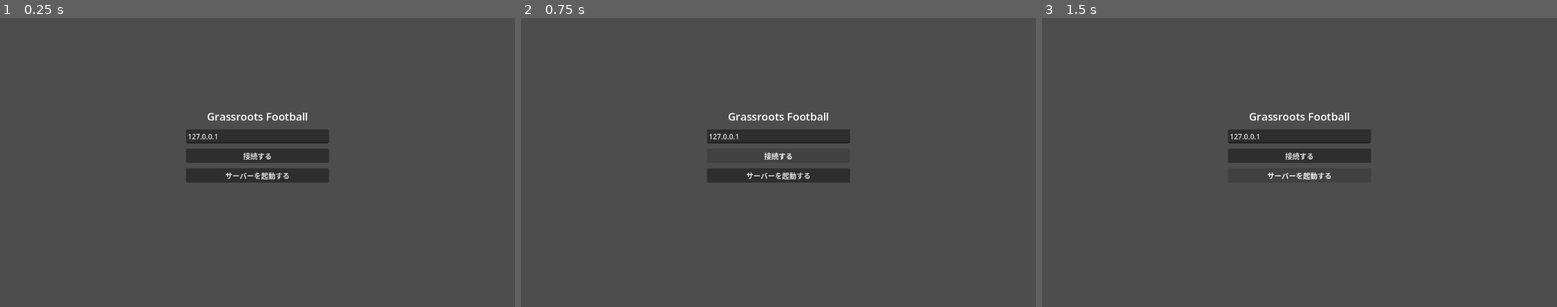
Above: before the commit, frames 1-3 (left to right).
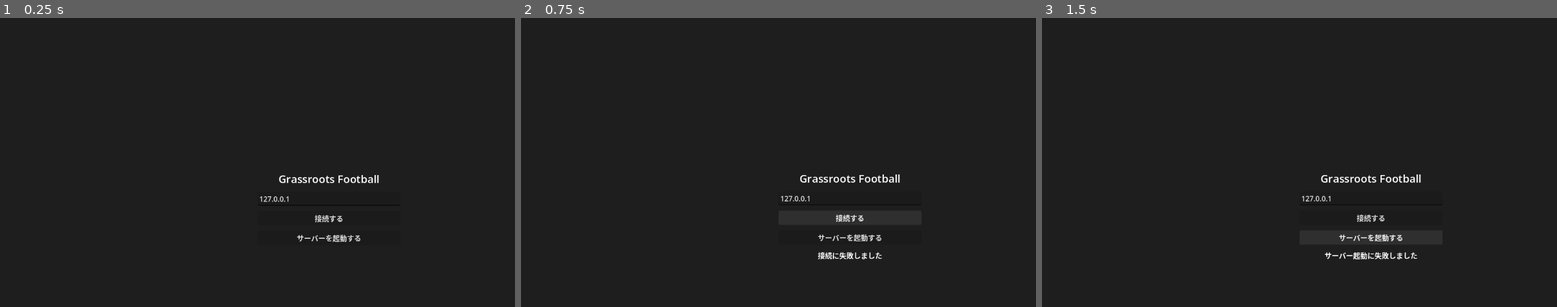
Above: after the commit, the same moments.

Repository: yanagiho/gr-football-godot
Game: Godot game, scene res://scenes/outgame/main_menu.tscn
The game is run twice, just before and just after one commit, with the same random seed, the same clock (stepped at 60 frames per second) and the same inputs. Before the commit the project has no main scene; this scene is started directly in both runs.
Inputs:
- Up to frame 1 (0.25 s): no input
- Up to frame 2 (0.75 s): click "接続する" at 0.5 s
- Up to frame 3 (1.5 s): click "サーバーを起動する" at 1.25 s

The runs differ from the first frame. In frame 1, 96% of the frame differs, in the area x 0-100%, y 0-100%; in frame 2, 97%; in frame 3, 97%.
Error before the commit: Parse Error: Class "GameManager" hides an autoload singleton. (res://src/autoload/game_manager.gd:1)

Commit message:
[FIX] メインメニュー表示・起動に関するバグ修正
- game_manager.gd: autoloadと競合するclass_nameを削除
- main_menu.gd: @onready依存をなくしコードでUI構築に変更
- main_menu.tscn: シンプルなルートノードのみに整理
- project.godot: run/main_sceneのキー名を正しい形式に修正

Co-Authored-By: Claude Sonnet 4.6 <noreply@anthropic.com>

Diff:
--- /dev/null
+++ b/godot/node_3d.tscn
@@ -0,0 +1,3 @@
+[gd_scene format=3 uid="uid://qche18d12fto"]
+
+[node name="Node3D" type="Node3D" unique_id=645447368]
--- a/godot/project.godot
+++ b/godot/project.godot
@@ -3,16 +3,20 @@
 ; since the parameters that go here are not all obvious.
 ;
 ; Format:
-;   [section] ; section goes in []
+;   [section] ; section goes between []
 ;   param=value ; assign values to parameters
 
 config_version=5
 
+[animation]
+
+compatibility/default_parent_skeleton_in_mesh_instance_3d=true
+
 [application]
 
 config/name="GrassrootsFootball"
-config/features=PackedStringArray("4.3", "Forward Plus")
-config/run/main_scene="res://scenes/outgame/main_menu.tscn"
+config/features=PackedStringArray("4.6", "Forward Plus")
+run/main_scene="res://scenes/outgame/main_menu.tscn"
 
 [autoload]
 
@@ -40,7 +44,3 @@
 "events": [Object(InputEventKey,"resource_local_to_scene":false,"resource_name":"","device":-1,"window_id":0,"alt_press …(192 unchanged characters)…
 ]
 }
-
-[rendering]
-
-renderer/rendering_method="forward_plus"
--- a/godot/scenes/outgame/main_menu.tscn
+++ b/godot/scenes/outgame/main_menu.tscn
@@ -6,34 +6,3 @@
 anchor_right = 1.0
 anchor_bottom = 1.0
 script = ExtResource("1")
-
-[node name="VBoxContainer" type="VBoxContainer" parent="."]
-anchor_left = 0.5
-anchor_top = 0.5
-anchor_right = 0.5
-anchor_bottom = 0.5
-offset_left = -160.0
-offset_top = -120.0
-offset_right = 160.0
-offset_bottom = 120.0
-grow_horizontal = 2
-grow_vertical = 2
-theme_override_constants/separation = 12
-
-[node name="Title" type="Label" parent="VBoxContainer"]
-text = "Grassroots Football"
-horizontal_alignment = 1
-theme_override_font_sizes/font_size = 24
-
-[node name="AddressInput" type="LineEdit" parent="VBoxContainer"]
-placeholder_text = "サーバーアドレス (例: 127.0.0.1)"
-text = "127.0.0.1"
-
-[node name="ConnectButton" type="Button" parent="VBoxContainer"]
-text = "接続する"
-
-[node name="StartServerButton" type="Button" parent="VBoxContainer"]
-text = "サーバーを起動する"
-
-[node name="StatusLabel" type="Label" parent="VBoxContainer"]
-horizontal_alignment = 1
--- a/godot/src/autoload/game_manager.gd
+++ b/godot/src/autoload/game_manager.gd
@@ -1,4 +1,3 @@
-class_name GameManager
 extends Node
 
 ## ゲーム全体で共有するグローバル状態を管理するオートロード
--- a/godot/src/client/outgame/main_menu.gd
+++ b/godot/src/client/outgame/main_menu.gd
@@ -1,25 +1,63 @@
 class_name MainMenu
 extends Control
 
-## メインメニュー：サーバー起動またはサーバーへの接続を行う
+## メインメニュー：UIをコードで構築する
 
 const INGAME_SCENE: String = "res://scenes/ingame/ingame.tscn"
 
-@onready var _address_input: LineEdit = $VBoxContainer/AddressInput
-@onready var _connect_button: Button = $VBoxContainer/ConnectButton
-@onready var _start_server_button: Button = $VBoxContainer/StartServerButton
-@onready var _status_label: Label = $VBoxContainer/StatusLabel
-
+var _address_input: LineEdit
+var _connect_button: Button
+var _start_server_button: Button
+var _status_label: Label
 var _client: GameClient
 
 func _ready() -> void:
+	print("MainMenu 起動")
+	set_anchors_and_offsets_preset(Control.PRESET_FULL_RECT)
+	_build_ui()
+
 	_client = GameClient.new()
 	add_child(_client)
 	_client.connected_to_server.connect(_on_connected_to_server)
 	_client.connection_failed.connect(_on_connection_failed)
 
+func _build_ui() -> void:
+	var bg := ColorRect.new()
+	bg.set_anchors_and_offsets_preset(Control.PRESET_FULL_RECT)
+	bg.color = Color(0.12, 0.12, 0.12)
+	add_child(bg)
+
+	var center := VBoxContainer.new()
+	center.set_anchors_and_offsets_preset(Control.PRESET_CENTER)
+	center.custom_minimum_size = Vector2(320.0, 240.0)
+	center.alignment = BoxContainer.ALIGNMENT_CENTER
+	center.add_theme_constant_override("separation", 12)
+	add_child(center)
+
+	var title := Label.new()
+	title.text = "Grassroots Football"
+	title.horizontal_alignment = HORIZONTAL_ALIGNMENT_CENTER
+	title.add_theme_font_size_override("font_size", 24)
+	center.add_child(title)
+
+	_address_input = LineEdit.new()
+	_address_input.placeholder_text = "サーバーアドレス (例: 127.0.0.1)"
+	_address_input.text = "127.0.0.1"
+	center.add_child(_address_input)
+
+	_connect_button = Button.new()
+	_connect_button.text = "接続する"
 	_connect_button.pressed.connect(_on_connect_pressed)
+	center.add_child(_connect_button)
+
+	_start_server_button = Button.new()
+	_start_server_button.text = "サーバーを起動する"
 	_start_server_button.pressed.connect(_on_start_server_pressed)
+	center.add_child(_start_server_button)
+
+	_status_label = Label.new()
+	_status_label.horizontal_alignment = HORIZONTAL_ALIGNMENT_CENTER
+	center.add_child(_status_label)
 
 func _on_connect_pressed() -> void:
 	var address: String = _address_input.text.strip_edges()
Not shown, added: godot/src/autoload/game_manager.gd.uid
Not shown, added: godot/src/client/ingame/ingame.gd.uid
Not shown, added: godot/src/client/ingame/player_character.gd.uid
Not shown, added: godot/src/client/networking/game_client.gd.uid
Not shown, added: godot/src/client/outgame/main_menu.gd.uid
Not shown, added: godot/src/server/game_server.gd.uid
